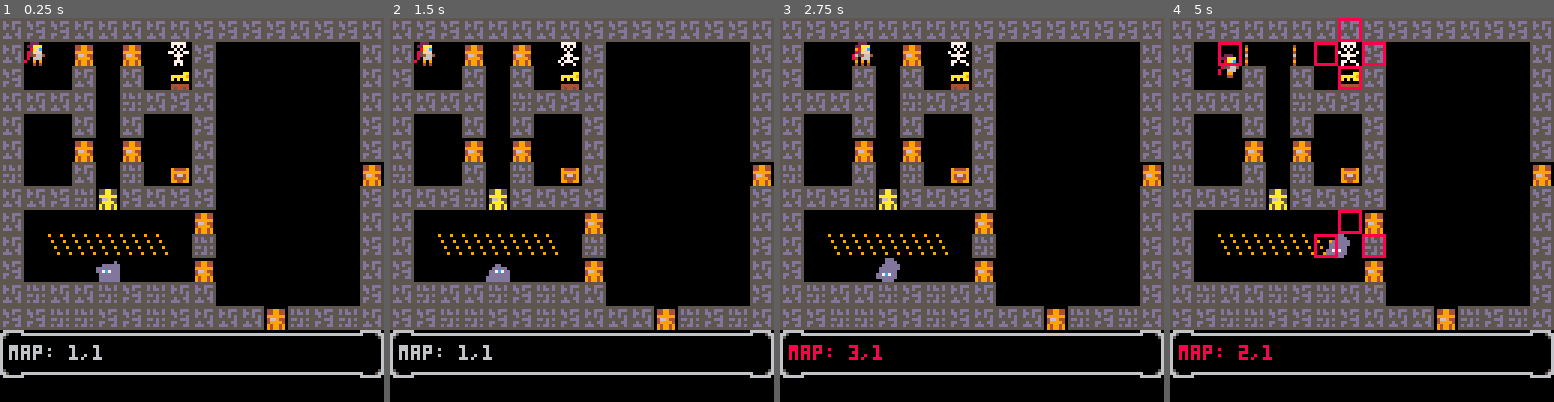
Above: before the commit, frames 1-4 (left to right).
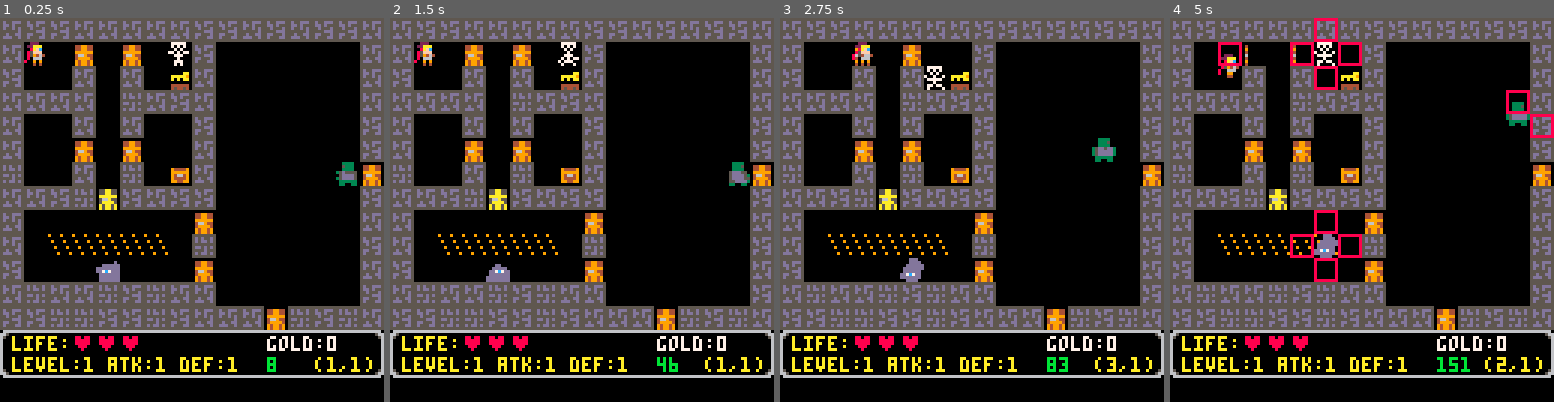
Above: after the commit, the same moments.

Repository: lauripaulo/pico8-games
Game: PICO-8 cartridge carts/yarpg/yarpg.p8
Two runs of this game, one before a commit and one after it. Both use one fixed random seed, a clock stepped at 60 frames per second and the inputs below.
Inputs:
- Up to frame 1 (0.25 s): no input
- Up to frame 2 (1.5 s): no input
- Up to frame 3 (2.75 s): hold Right 1.6-2.1 s; hold Up 2.15-2.42 s; hold Right from 2.47 s (still down)
- Up to frame 4 (5 s): release Right at 3.03 s; hold Left 3.08-3.58 s; hold Down 3.63-3.97 s; hold Right 4.02-4.68 s; hold Up from 4.73 s (still down)

The runs differ from the first frame. In frame 1, 5.3% of the frame differs, in the area x 2-97%, y 2-94%; in frame 2, 5.3%; in frame 3, 6.2%; in frame 4, 8.7%, in the area x 2-100%, y 0-94%.

Commit message:
Lastest changes

Diff:
--- a/carts/yarpg/yarpg.p8
+++ b/carts/yarpg/yarpg.p8
@@ -24,17 +24,25 @@
  gold=0,
  bpress=false,
  level=1,
- hp=7
+ atk=1,
+ def=1,
+ maxhp=3,
+ hp=3
 }
 
 state={
+ frames=0,
 	spawmobs=true,
--- update_player=false,
  update_mobs=false,
  resolve_collisions=false,
  moveinmap=false,
--- movesprs=false
+ combat=false,
+ level=1,
+ gameover=false,
+ gamestart=true
 }
+
+panel={}
 
 -- init player
 me.x=me.mapx*8
@@ -118,6 +126,10 @@
 		me.tomy=me.mapy
 		-- kill mob
 		del(mobs,mob)
+		state.combat=true
+	else
+		-- player steps
+		sfx(2)
 	end
 end
 
@@ -157,6 +169,7 @@
 	local chest=mget(mlx,mly)
 	if chest==38 then
 		mset(mlx,mly,39)
+		me.gold+=roll_gold()
 		sfx(4)
 	else
 	 -- already looted
@@ -164,6 +177,9 @@
 	end
 end
 
+function roll_gold()
+ return me.level*d6(2)
+end
 -->8
 -- common
 
@@ -198,8 +214,6 @@
 	if me.moving then
 		calc_move(me)
 		anispr(me)
-		-- player steps
-		sfx(2)
 		for mob in all(mobs) do
 			calc_move(mob)
 		 anispr(mob)
@@ -256,8 +270,42 @@
 		state.moveinmap=false
 	end
 end
+
+function d6(num)
+ local value=0
+ for i=1,num do
+  value+=flr(rnd(6))+1
+ end
+ return value
+end
+
+function roll_atk(obj)
+ return d6(2)+obj.level+obj.atk
+end
+
+function roll_def(obj)
+ return d6(2)+obj.level+obj.def
+end
 -->8
 -- mobs
+
+function update_mobs()
+	if state.update_mobs then
+		for mob in all(mobs) do
+		 mob.tomx=mob.mapx
+		 mob.tomy=mob.mapy
+		 think(mob)
+		 if mob_hit(mob,me) then
+		  mob.tomx=mob.mapx
+		  mob.tomy=mob.mapy
+		  me.hp-=1
+		  state.combat=true
+		  sfx(6)
+		 end
+		end
+		state.update_mobs=false
+	end
+end
 
 function spawmobs()
 	if state.spawmobs then
@@ -265,16 +313,14 @@
 		add(mobs,mob)
 		mob=newmob(4,10,"ooze")
 		add(mobs,mob)
+		mob=newmob(14,6,"zombie")
+		add(mobs,mob)
 		state.spawmobs=false
 	end
 end
 
 function hit_mob(obj)
 	for mob in all(mobs) do
-	 printh("=-=-=-=-=-=")
-	 printh(mob.name)
-	 printh("mob mx,my: "..mob.mapx..","..mob.mapy)
-	 printh("obj tomx,tomy: "..obj.tomx..","..obj.tomy)
 		if mob.mapx==obj.tomx then
 			if mob.mapy==obj.tomy then
 			 printh("hit mob!! ->"..mob.name)
@@ -285,21 +331,15 @@
 	return false,nil
 end
 
-function mob_hit(obj)
-	for mob in all(mobs) do
-	end
-	return nil
-end
-
-function update_mobs()
-	if state.update_mobs then
-		for mob in all(mobs) do
-		 mob.tomx=mob.mapx
-		 mob.tomy=mob.mapy
-		 think(mob)
-		end
-		state.update_mobs=false
-	end
+function mob_hit(mob,obj)
+ printh(mob.name)
+	if mob.tomx==obj.tomx then
+		if mob.tomy==obj.tomy then
+		 printh("mob hit!! ->"..mob.name)
+		 return true
+		end
+	end
+	return false
 end
 
 function think(mob)
@@ -353,6 +393,13 @@
 		mob.name="green ooze"
 		mob.level=3
 		mob.hp=5
+	elseif typ=="zombie" then
+		mob.sprs={204,205,206}
+		mob.cspr=1
+		mob.vspr=.3
+		mob.name="zombie"
+		mob.level=3
+		mob.hp=5
 	else
 		mob.sprs={196,197,198}
 		mob.cspr=1
@@ -382,10 +429,11 @@
 -- draw/update
 
 function _update()
+ state.frames+=1
 	spawmobs()
  update_player()
+ resolve_collisions()
  update_mobs()
- resolve_collisions()
  moveinmap()
  movesprs()
 end
@@ -393,10 +441,11 @@
 function _draw()
 	cls()
 	draw_map()
-	draw_panel()
  draw_player()
 	draw_mobs()
 	draw_debug()
+	draw_info()
+	draw_combat()
 end
 
 function draw_map()
@@ -424,7 +473,8 @@
 	spr(cspr,me.x,me.y,1,1,me.flipx,false)
 end
 
-function draw_panel()
+function draw_info()
+ -- panel
 	spr(5,0,13*8,1,1)
 	spr(5,0,14*8,1,1,false,true)
 	spr(5,15*8,13*8,1,1,true,false)
@@ -433,12 +483,51 @@
 			spr(6,i*8,13*8,1,1,false,false)
 			spr(6,i*8,14*8,1,1,false,true)
 	end
-	cursor(3,(13*8)+5)
-	print("map: "..me.mapx..","..me.mapy)
+
+	-- hit points
+	color(10)
+	cursor(4,(13*8)+2)
+	print("life: ")
+	for l=1,me.maxhp do
+	 if l<=me.hp then
+	 	color(8)
+		else
+	 	color(6)
+		end
+		cursor(16+l*8,(13*8)+2)
+		print("♥")
+	end
+
+	-- gold
+	color(7)
+	cursor(1+8*11,(13*8)+2)
+	print("gold:"..me.gold)
+
+ -- stats
+	color(10)
+	cursor(4,(14*8)+1)
+	print("level:"..me.level.." atk:"..me.atk.." def:"..me.def)
+
+ -- map
+	cursor(1+8*13,(14*8)+1)
+	print("("..me.mapx..","..me.mapy..")")
+
+ -- frames
+	color(11)
+	cursor(1+8*11,(14*8)+1)
+	print(state.frames)
+	if state.frames>999 then
+		state.frames=0
+	end
+
+end
+
+function draw_combat()
+	printh("combat start!")
 end
 __gfx__
-00000000555555550000000000000000000000000666666600000000000000000000000000000000000000000000000000000000000000000000000000000000
-000000005d55ddd50000000000000000000000006650000666666666000000000000000000000000000000000000000000000000000000000000000000000000
+00000000555555550000000000000000000000000666666666666666000000000000000000000000000000000000000000000000000000000000000000000000
+000000005d55ddd50000000000000000000000006650000000000000000000000000000000000000000000000000000000000000000000000000000000000000
 000000005dd5d5550000000000000000000000006500000000000000000000000000000000000000000000000000000000000000000000000000000000000000
 000000005d55d5d50000000000000000000000006000000000000000000000000000000000000000000000000000000000000000000000000000000000000000
 00000000555555d50000000000000000000000006000000000000000000000000000000000000000000000000000000000000000000000000000000000000000
@@ -465,8 +554,8 @@
 000000000000000000000000022aaa00022aaa00022aaa00022aaa00022aaa00002220000777770000000000000060000000000000aaa0000000600000000000
 000000000000000000000000008afc00008afc00008afc00008afc00008afc00022aaa000077770000000000000760000000a00000a0a0000007600000000000
 000000000000000000000000085fff00085fff00085fff00085fff00085fff00008afc00077777000000000000076000000999000a000a000007600000000000
-0000000000000000000000000854669408546640085466408054664008546690085fff000777777000000000000760000000a0000a000a000007600000000000
-0000000000000000000000000806660008066600800666008006660080066640085466400707700000000000000460000000000000a9a0000004600000000000
+0000000000000000000000000859469408594640085946408054664008596690085fff000777777000000000000760000000a0000a000a000007600000000000
+0000000000000000000000000806660008066600800666008006660080046640085466400707700000000000000460000000000000a9a0000004600000000000
 00000000000000000000000080090900800909008009900000090900080099000809090070077000000000000004000000000000000a00000004000000000000
 00000000000000000000000000040400000404000004400000040400000044000804040000077000000000000000000000000000000000000000000000000000
 00000000000000000000000000000000000000000000000000000000000000000000000000000000000000000000000000000000000000000000000000000000
@@ -569,7 +658,7 @@
 0001000000000000000000000000000000010000000000000000000000000000000100000500090900000000000000000000000000000000000000000000000000000000000000000000000000000000000000000000000000000000000000000000000000000000000000000000000000000000000000000000000000000000
 0000000000000001010101010101000000000000000000010101010101010000000000000000000101010101010100000000000000000000000000000000000000000000000000000000000000000000000000000000000000000003020000000302000000000000000000000000000000000000000000000000000000000000
 __map__
-0111110101010101111111110111110100000000000000000000000000000000000000000000000000000000000000000000000000000000000000000000000000000000000000000000000000000000000000000000000000000000000000000000000000000000000000000000000000000000000000000000000000000000
+0111110101010101111101110111110100000000000000000000000000000000000000000000000000000000000000000000000000000000000000000000000000000000000000000000000000000000000000000000000000000000000000000000000000000000000000000000000000000000000000000000000000000000
 010000db00db0000110000000000000100000000000000000000000000000000000000000000000000000000000000000000000000000000000000000000000000000000000000000000000000000000000000000000000000000000000000000000000000000000000000000000000000000000000000000000000000000000
 1100000100010024010000000000000100000000000000000000000000000000000000000000000000000000000000000000000000000000000000000000000000000000000000000000000000000000000000000000000000000000000000000000000000000000000000000000000000000000000000000000000000000000
 0101010100210111010000000000000100000000000000000000000000000000000000000000000000000000000000000000000000000000000000000000000000000000000000000000000000000000000000000000000000000000000000000000000000000000000000000000000000000000000000000000000000000000
Not shown, changed: the sound effects (__sfx__) section of carts/yarpg/yarpg.p8
